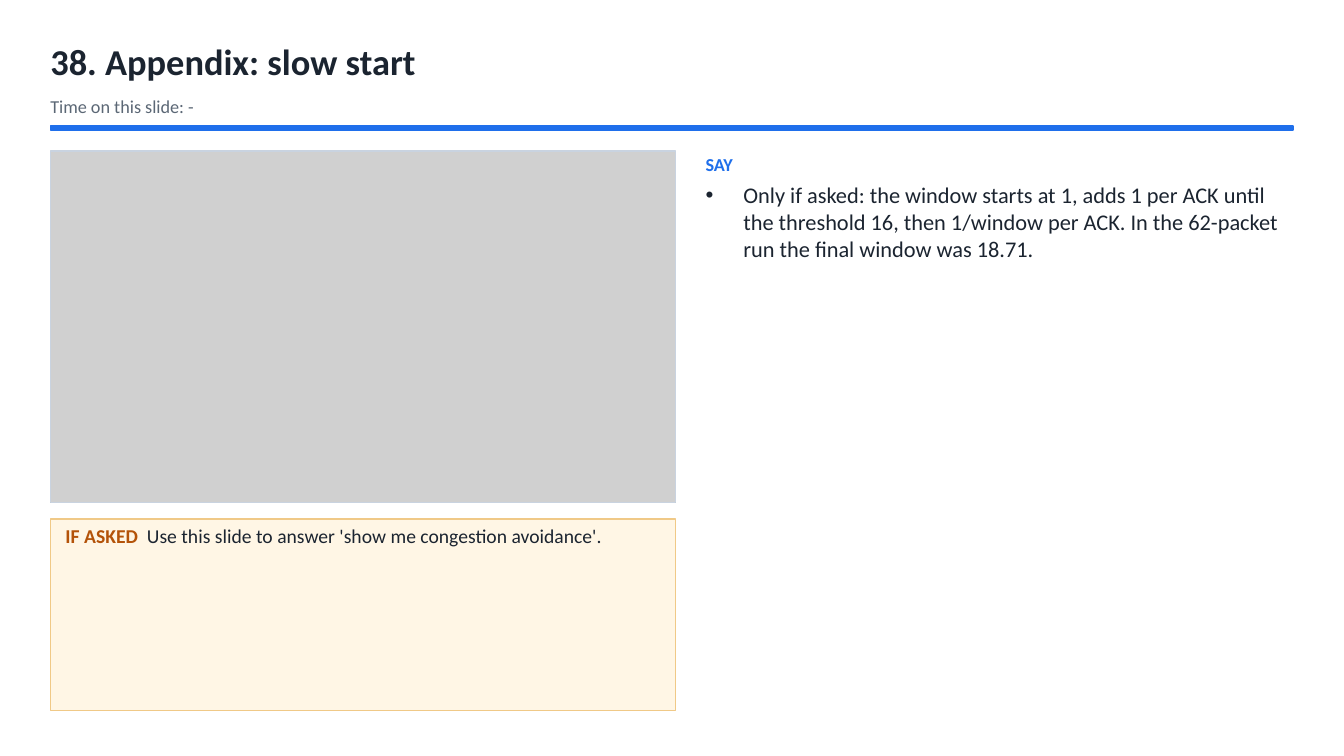
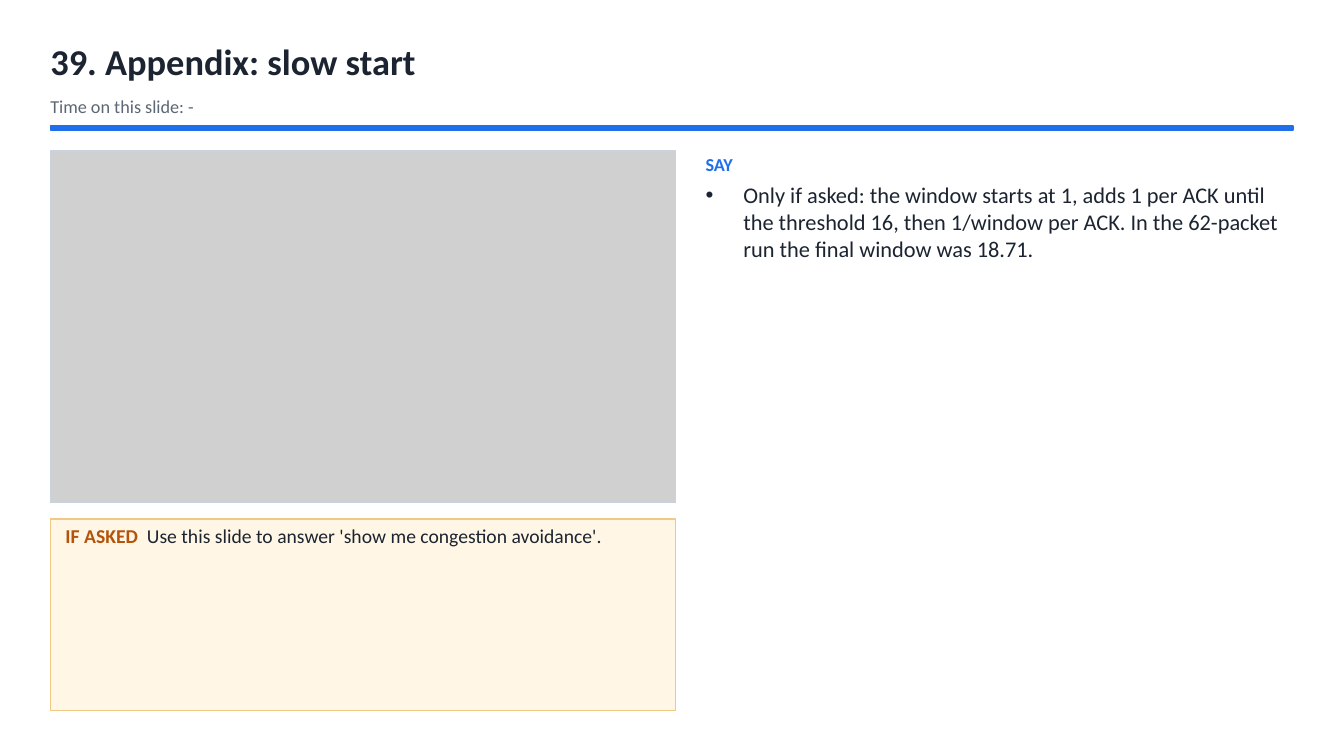
Before and after one commit to Capsturrrr/REPLIC, a slide deck: slide 41 of docs/final/RUDP_Host_Guide.pptx (slide 40 before the commit). Drawn at 1344x756 pixels with LibreOffice and Linux fonts; fonts in the diff are those of the drawing; grey boxes stand for pictures. Boxes give left, top, right and bottom in pixels: in the first picture for what was removed or moved away, otherwise in the second. Text is boxed around its words. In the diff, an @@ line names an element or a change of style, - is before the commit and + after.

```diff
--- a/docs/final/RUDP_Host_Guide.pptx
+++ b/docs/final/RUDP_Host_Guide.pptx
@@ text at (50, 49, 416, 81): text changed @@
-38. Appendix: slow start
+39. Appendix: slow start
```
Also in this commit, not shown: 7 other slides changed, 1 slide added, 5 other files.
